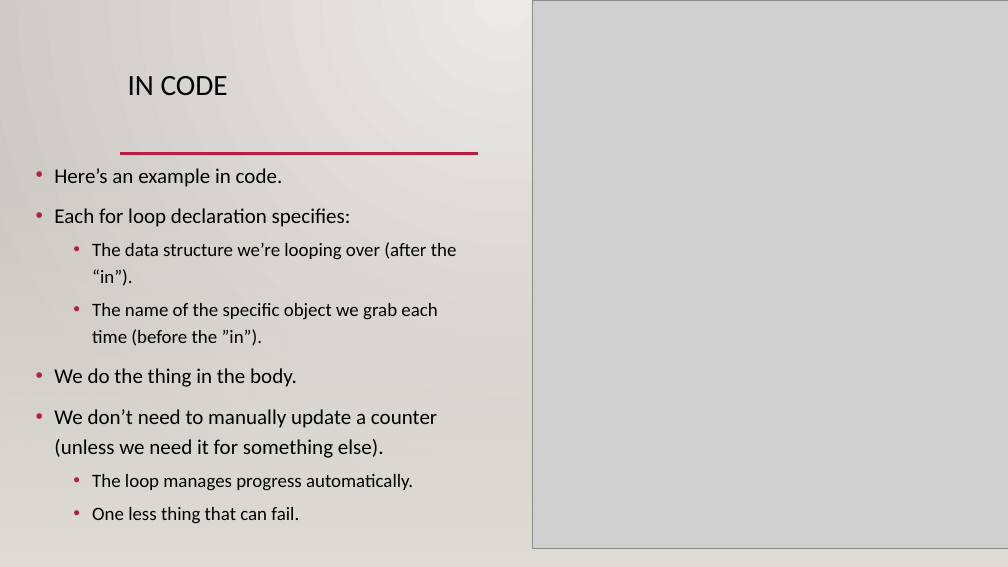
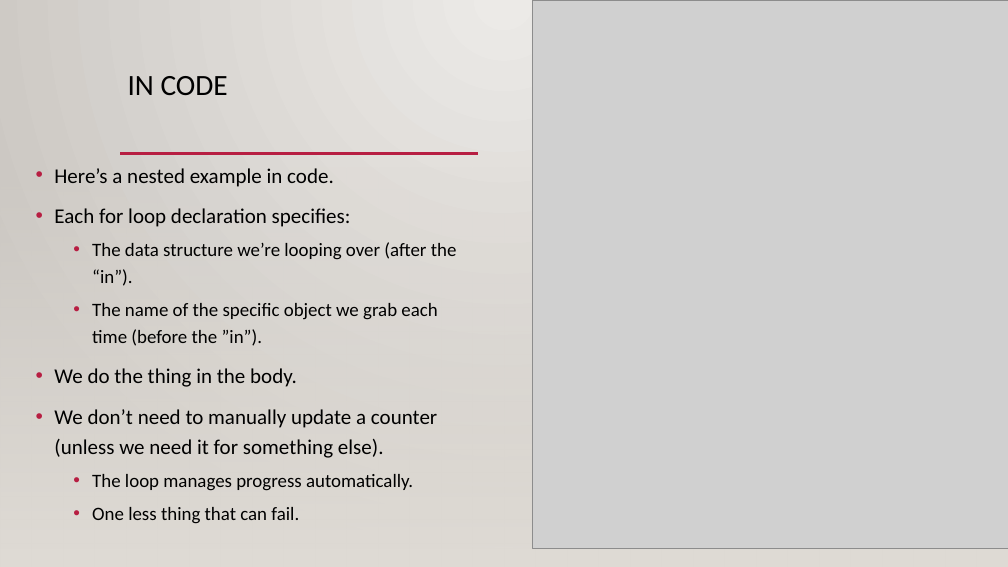
Before and after one commit to okohnkay/Programming_Basics_for_ML, a slide deck: slide 8 of course_material/slides/003_loops.pptx (slide 7 before the commit). Drawn at 1008x567 pixels with LibreOffice and Linux fonts; fonts in the diff are those of the drawing; grey boxes stand for pictures; background and template pictures are left out. Boxes give left, top, right and bottom in pixels: in the first picture for what was removed or moved away, otherwise in the second. Text is boxed around its words. In the diff, an @@ line names an element or a change of style, - is before the commit and + after.

```diff
--- a/course_material/slides/003_loops.pptx
+++ b/course_material/slides/003_loops.pptx
@@ text at [54,168,334,187]: text changed @@
-• Here’s an example in code.
+• Here’s a nested example in code.
```
Also in this commit, not shown: 2 other slides changed, 2 slides added, 3 other files.
